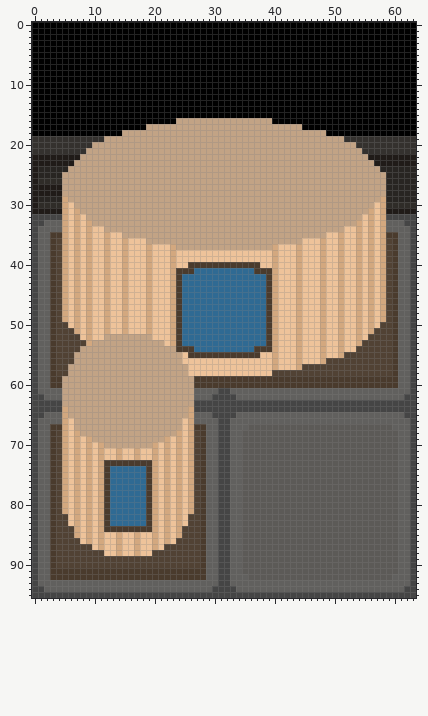
Pixel-art file -- build/Aseprite files/Boiler.aseprite. Above is the file before it was changed.
64x96 pixels, 1 frame. Colours within 5 levels of each other are drawn and written as one.
The same view after the edit:
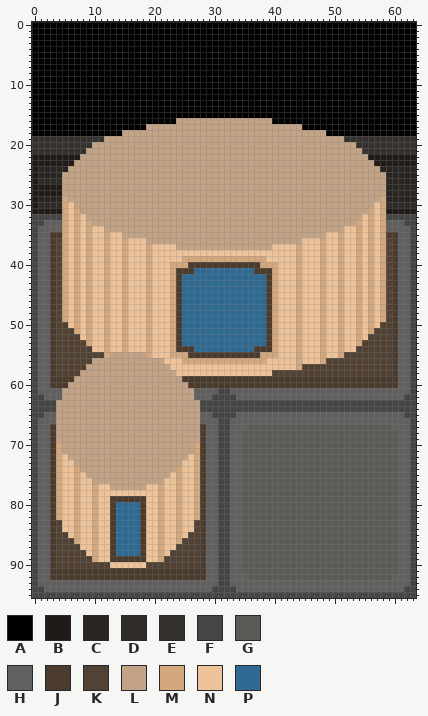
Palette (. is transparent): A #000000  B #201b18  C #282522  D #2f2c28  E #34312e  F #454545  G #5c5a57  H #61605e  J #4a3b2d  K #514234  L #c2a385  M #d3a87f  N #eec39a  P #2f6a93
From old to new:
Changed rows in their new state; - is an unchanged pixel.
Layers "smol", "big":
first column x 23:
37 N----------------N
38 N----------------N
39 N-MMMMMMMMMMMMMM-N
40 -MM------------MM-
first column x 4:
52 --------MNNMNNNM---------------------
53 ------NNMNNMNNNMNN-------------------
54 ----KKNNMNNMNNNMNNNM-----------------
55 ---KKKKKM------MNNNMMM------------MM-
56 ---KKK------------NNNMMMMMMMMMMMMMM-N
57 --KKK--------------NNN--------------N
58 --KK----------------NN---------------
59 -JJ------------------JJ--------------
60 -J--------------------J--------------
63 L----------------------L-------------
64 LL--------------------LL-------------
65 LL--------------------LL-------------
66 LLL------------------LLL-------------
67 LLL------------------LLL-------------
68 LLLL----------------LLLL-------------
69 LLLLLL------------LLLLLL-------------
70 MLLLLLLL--------LLLLLLLM-------------
71 MLLLLLLLLLLLLLLLLLLLLLLM-------------
72 MNLLLLLLLLLLLLLLLLLLLLNM-------------
73 MN-LLLLLLLLLLLLLLLLLL-NM-------------
74 MN--LLLLLLLLLLLLLLLL--NM-------------
75 MN---LLLLLLLLLLLLLL---NM-------------
76 MN---NLLLLLLLLLLLLN---NM-------------
77 MN---NMNNLLLLLLNNMN---NM-------------
78 MN---NMNNNNNNNNNNMN---NM-------------
79 MN---NMNNJJJJJJNNMN---NM-------------
80 MN---NMNNJ----JNNMN---NM-------------
81 MN---NMNNJ----JNNMN---NM-------------
82 MN---NMNNJ----JNNMN---NM-------------
83 -N---NMNNJ----JNNMN---N--------------
84 -NN--NMNN-PPPP-NNMN--NN--------------
85 --N--NMN-JPPPPJ-NMN--N---------------
86 ---M-NMN-JPPPPJ-NMN-M----------------
87 ----NNMN-JPPPPJ-NMNN-----------------
88 -----NMN-JPPPPJ-NMN------------------
89 ------MNNJJJJJJNNM-------------------
90 ---------NNNNNN----------------------
Pixel boxes of the changes (left, top, right, bottom) in both pictures:
changed: (170, 244, 278, 268)
changed: (56, 334, 278, 568)
